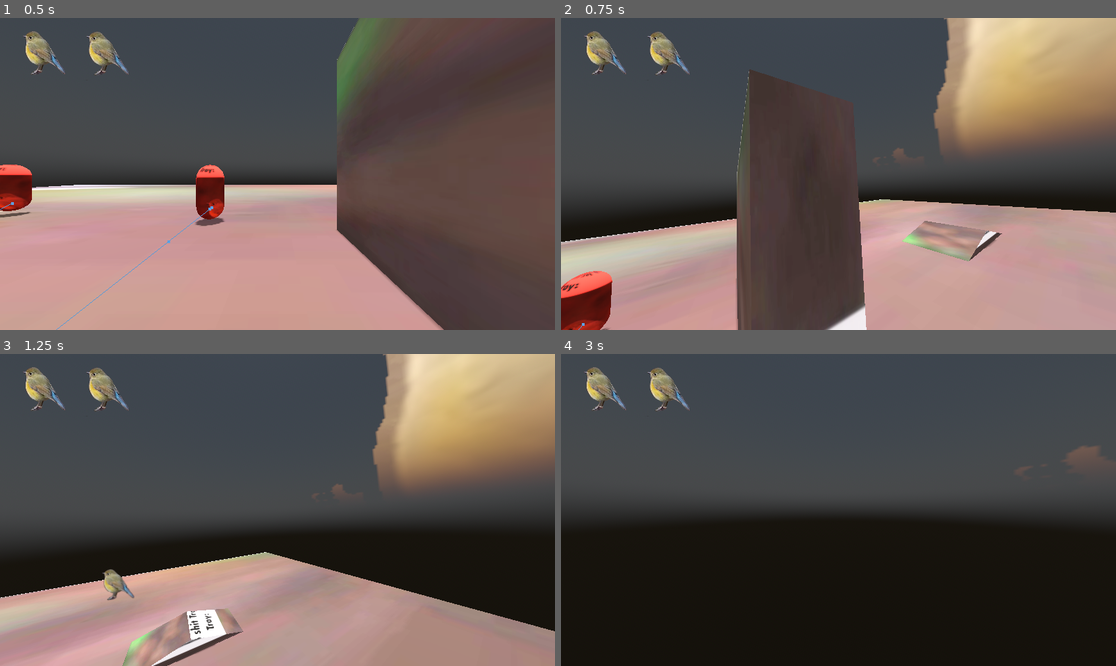
Above: before the commit, frames 1-4 (two rows, left to right).
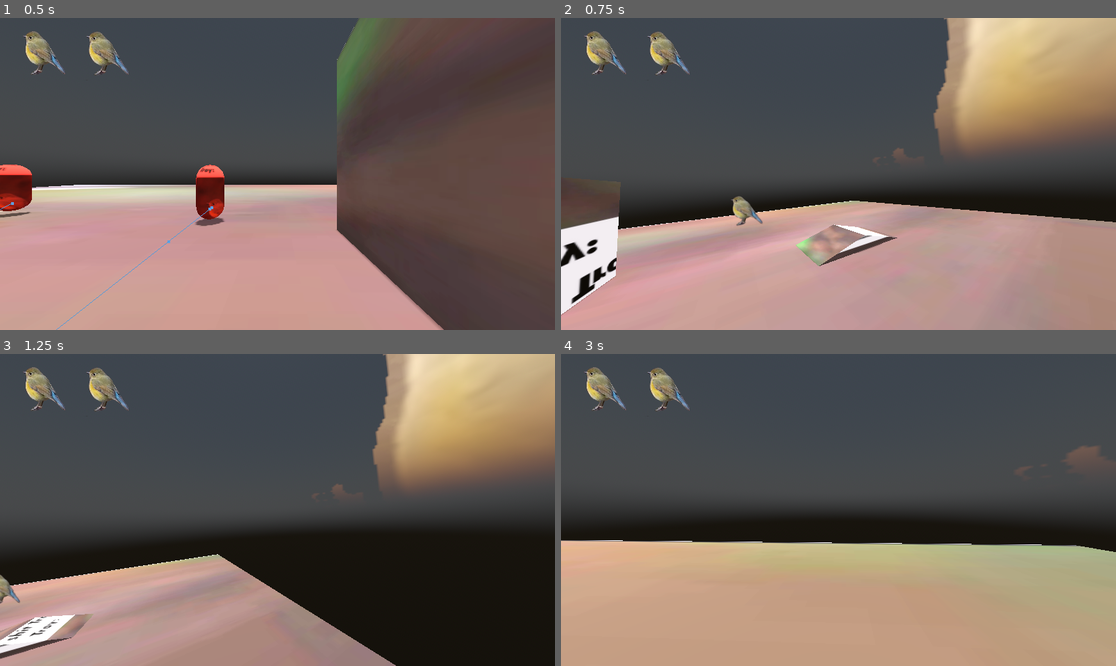
Above: after the commit, the same moments.

Repository: ihaveapatricklmao/TROY
Game: Godot game, scene res://World.tscn
The game is run twice, just before and just after one commit, with the same random seed, the same clock (stepped at 60 frames per second) and the same inputs. The engine's default icon, where the game draws it, is replaced by a stand-in: a white triangle on a blue panel in a dark square.
Inputs (mouse positions are in pixels of both pictures, inside the frame that each line leads up to):
- Up to frame 1 (0.5 s): no input
- Up to frame 2 (0.75 s): tap Enter (ui_accept) at 0.5 s; move the mouse to (960, 158) at 0.52 s; hold D (moveright) from 0.53 s (still down); tap Shift (dash) at 0.6 s
- Up to frame 3 (1.25 s): keep holding D (moveright); tap Enter (ui_accept) at 0.77 s
- Up to frame 4 (3 s): move the mouse to (810, 510) at 1.27 s; release D (moveright) at 1.28 s; hold W (moveup) from 1.28 s (still down); tap Shift (dash) at 1.35, 2.1, 2.85 s; tap Enter (ui_accept) at 1.52 s; move the mouse to (849, 503) at 2.02 s; move the mouse to (832, 516) at 2.77 s

Frame 1 is identical in both runs. In frame 2, 28% of the frame differs, in the area x 0-100%, y 16-100%; in frame 3, 19%; in frame 4, 39%, in the area x 0-100%, y 59-100%.

Commit message:
slightly longer dashes

Diff:
--- a/whatdafreak/Player.gd
+++ b/whatdafreak/Player.gd
@@ -27,9 +27,9 @@
 
 # dash vars
 
-var dash_speed = 1.0
-const dash_target_speed = 3.0
-const dash_duration = 0.05
+var dash_speed = 0.5
+const dash_target_speed = 4.5
+const dash_duration = 0.01
 var dash_elapsed = 0.0
 var is_dashing = false
 var can_dash = true
